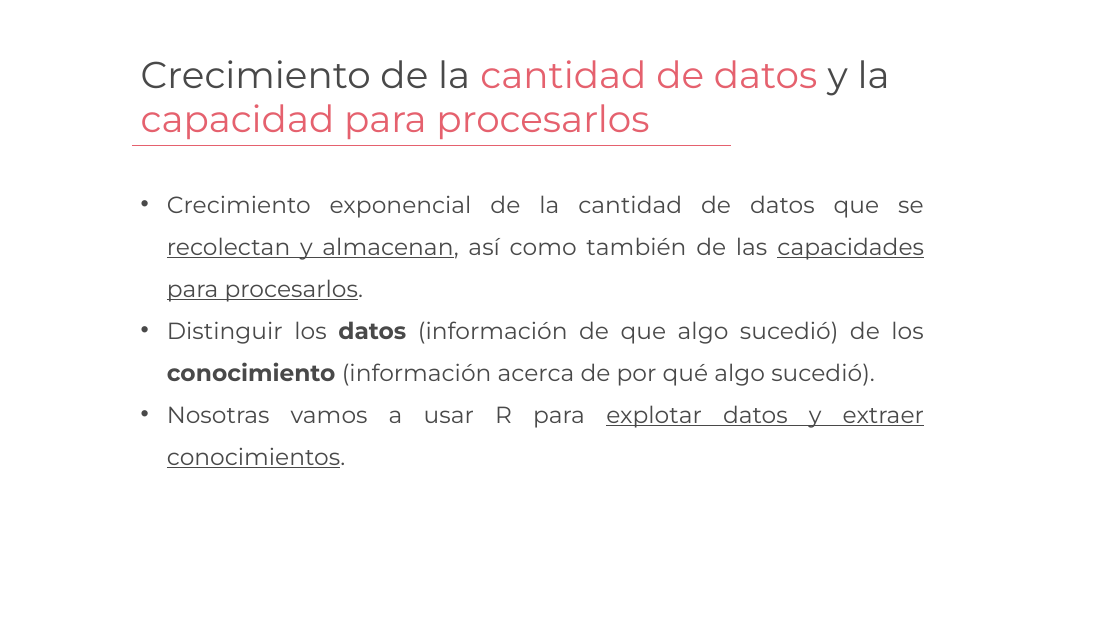
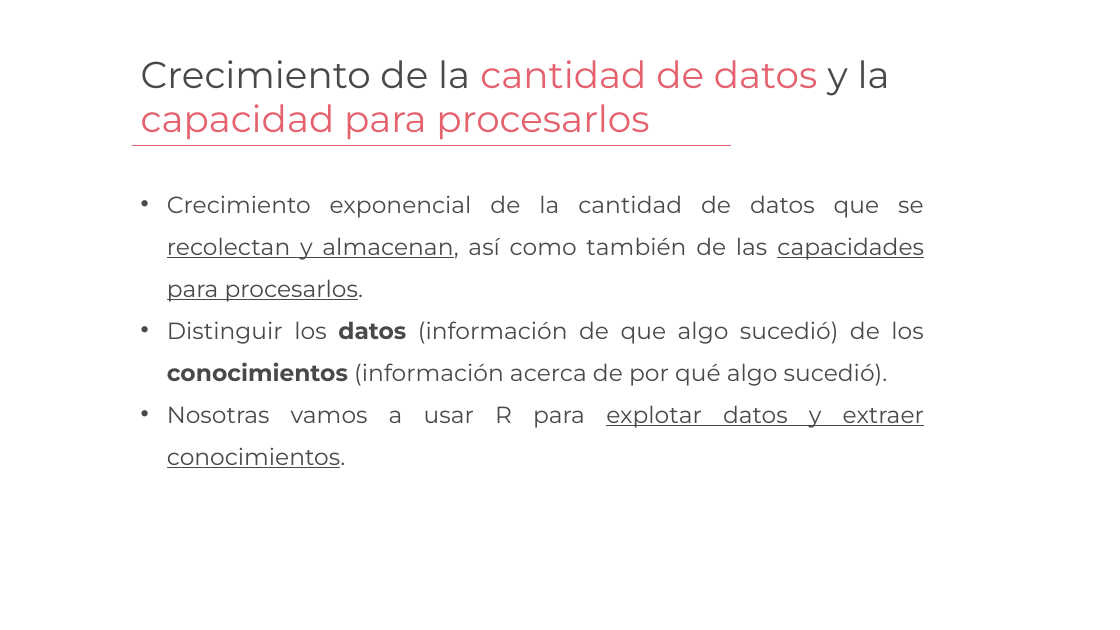
Before and after one commit to caropradier/Curso-Ecofemidata, a slide deck: slide 5 of clase1/Clase1 - Curso Ecofemidata.pptx. Drawn at 1120x630 pixels with LibreOffice and Linux fonts; fonts in the diff are those of the drawing; background and template pictures are left out. Boxes give left, top, right and bottom in pixels: in the first picture for what was removed or moved away, otherwise in the second. Text is boxed around its words. In the diff, an @@ line names an element or a change of style, - is before the commit and + after.

```diff
--- a/clase1/Clase1 - Curso Ecofemidata.pptx
+++ b/clase1/Clase1 - Curso Ecofemidata.pptx
@@ text at (167,321,923,386): text changed @@
-• Distinguir los datos (información de que algo sucedió) de los conocimiento (información acerca de por qué algo sucedió).
+• Distinguir los datos (información de que algo sucedió) de los conocimientos (información acerca de por qué algo sucedió).
```
Also in this commit, not shown: 5 other files.
